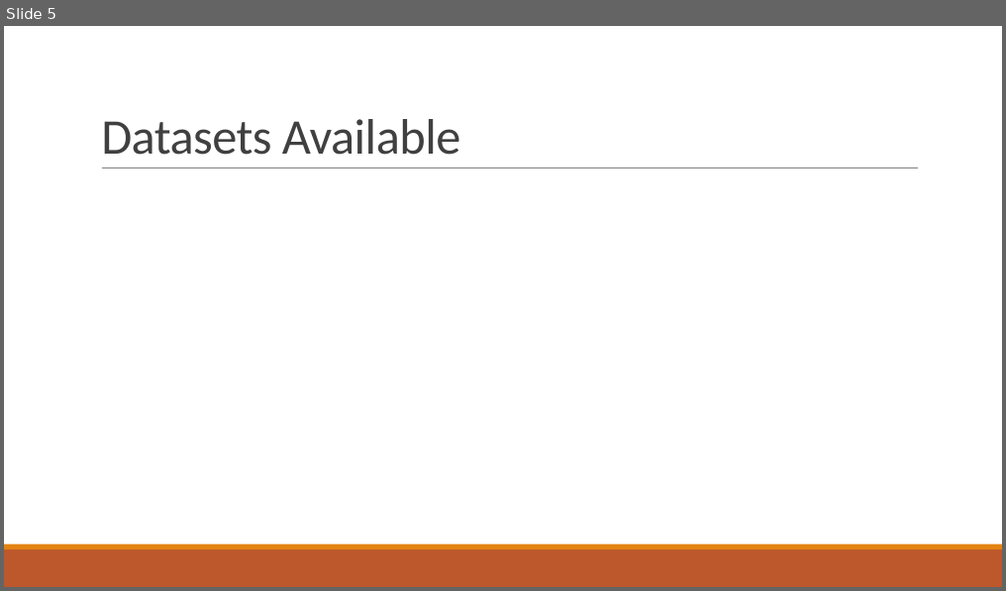
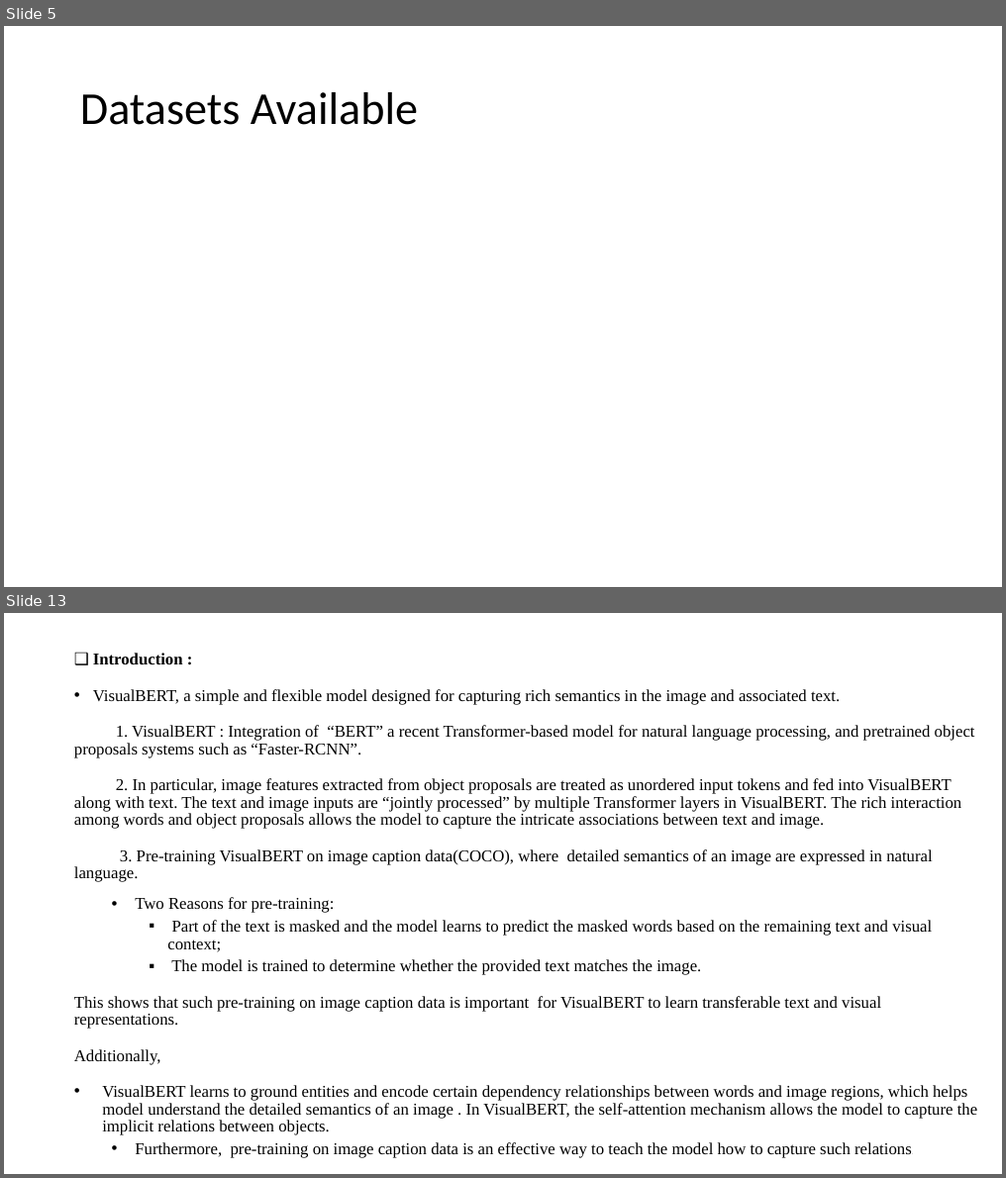
Before and after one commit to VarunBohara/Mini-Project-Documents, a slide deck: Literature Survey.pptx. Shown one above the other, each under a label of ours: slide 5 before the commit, slides 5 and 13 after it; the slides between them are not shown. The pictures are 1006x591 and 1006x1178 pixels, drawn with LibreOffice and Linux fonts; fonts in the diff are those of the drawing. Boxes give left, top, right and bottom in pixels: in the first picture for what was removed or moved away, otherwise in the second. Text is boxed around its words. In the diff, an @@ line names an element or a change of style, - is before the commit and + after.

```diff
--- a/Literature Survey.pptx
+++ b/Literature Survey.pptx
@@ slide 13 added at [4,613,1002,1174], background #FFFFFF @@
@@ text added at [74,653,977,1158], 16 pt, text #000000 @@
+❑ Introduction :
+• VisualBERT, a simple and flexible model designed for capturing rich semantics in the image and associated text.
+1. VisualBERT : Integration of “BERT” a recent Transformer-based model for natural language processing, and pretrained object proposals systems such as “Faster-RCNN”.
+2. In particular, image features extracted from object proposals are treated as unordered input tokens and fed into VisualBERT along with text. The text and image inputs are “jointly processed” by multiple Transformer layers in VisualBERT. The rich interaction among words and object proposals allows the model to capture the intricate associations between text and image.
+3. Pre-training VisualBERT on image caption data(COCO), where detailed semantics of an image are expressed in natural language.
+  • Two Reasons for pre-training:
+    ▪ Part of the text is masked and the model learns to predict the masked words based on the remaining text and visual context;
+    ▪ The model is trained to determine whether the provided text matches the image.
+This shows that such pre-training on image caption data is important for VisualBERT to learn transferable text and visual representations.
+Additionally,
+• VisualBERT learns to ground entities and encode certain dependency relationships between words and image regions, which helps model understand the detailed semantics of an image . In VisualBERT, the self-attention mechanism allows the model to capture the implicit relations between objects.
+  • Furthermore, pre-training on image caption data is an effective way to teach the model how to capture such relations.
@@ slide 5 changed as well @@
@@ title "Datasets Available": place and size @@
-title "Datasets Available" at [101,119,460,155]
+title "Datasets Available" at [80,92,418,125]
@@ title "Datasets Available" at [80,92,418,125]: size 48 to 44 pt, text colour #404040 to #000000, letter spacing -0.5 to 0 pt; line spacing 0.85 to 0.9; vertical alignment bottom to middle @@
@@ line removed from (102, 169) to (918, 169) @@
@@ rectangle removed at [4,550,1002,587] @@
@@ rectangle removed at [4,545,1002,550] @@
```
Also in this commit, not shown: 4 other slides changed, 13 other slides added, 2 slides removed.
